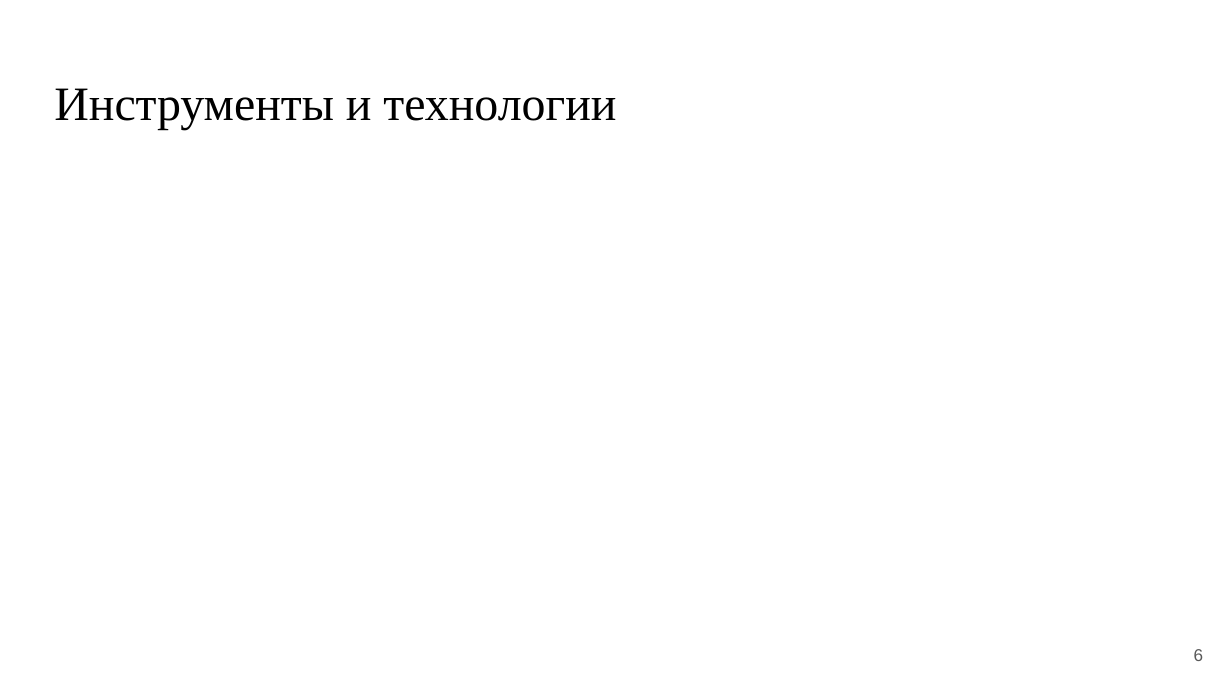
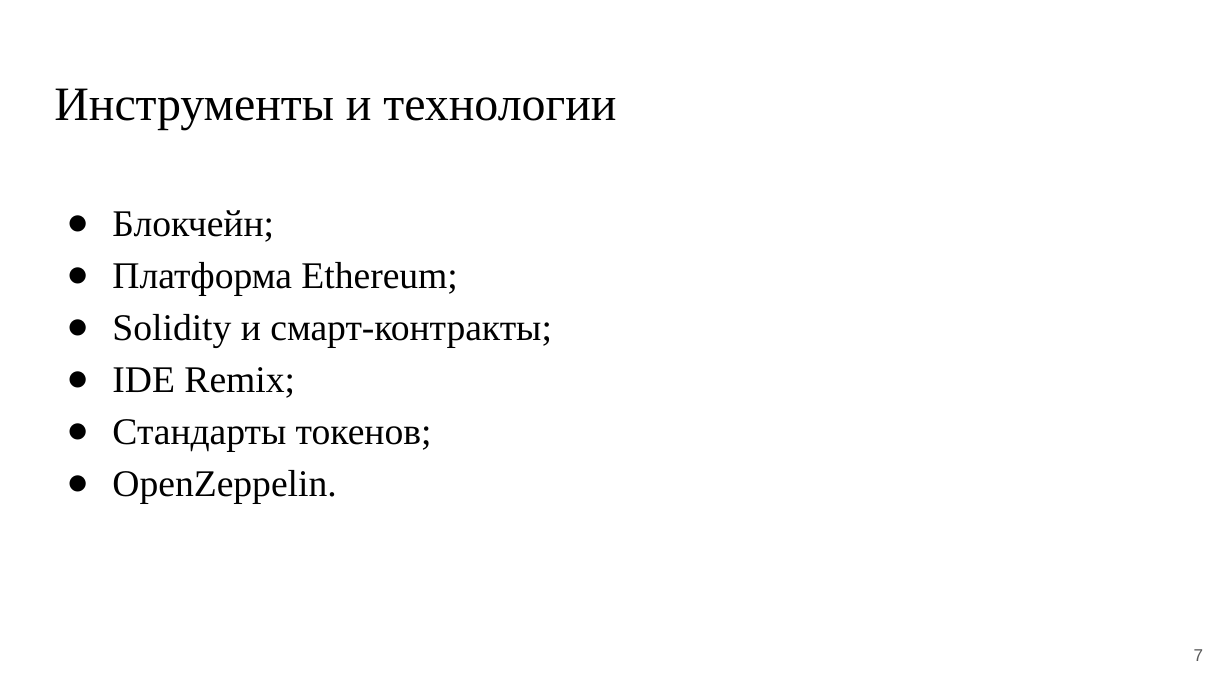
Before and after one commit to DaniilLitvochenko/prediplom_pract, a slide deck: slide 7 of Литовченко Д.В. ИСР2.pptx (slide 6 before the commit). Drawn at 1232x693 pixels with LibreOffice and Linux fonts; fonts in the diff are those of the drawing. Boxes give left, top, right and bottom in pixels: in the first picture for what was removed or moved away, otherwise in the second. Text is boxed around its words. In the diff, an @@ line names an element or a change of style, - is before the commit and + after.

```diff
--- a/Литовченко Д.В. ИСР2.pptx
+++ b/Литовченко Д.В. ИСР2.pptx
@@ text added at [112,210,552,504], 22 pt, text #000000 @@
+● Блокчейн;
+● Платформа Ethereum;
+● Solidity и смарт-контракты;
+● IDE Remix;
+● Стандарты токенов;
+● OpenZeppelin.
@@ page number at [1194,649,1204,661]: text changed @@
-6
+7
```
Also in this commit, not shown: 1 other slide changed, 9 slides added, 6 slides removed, 1 other file.
